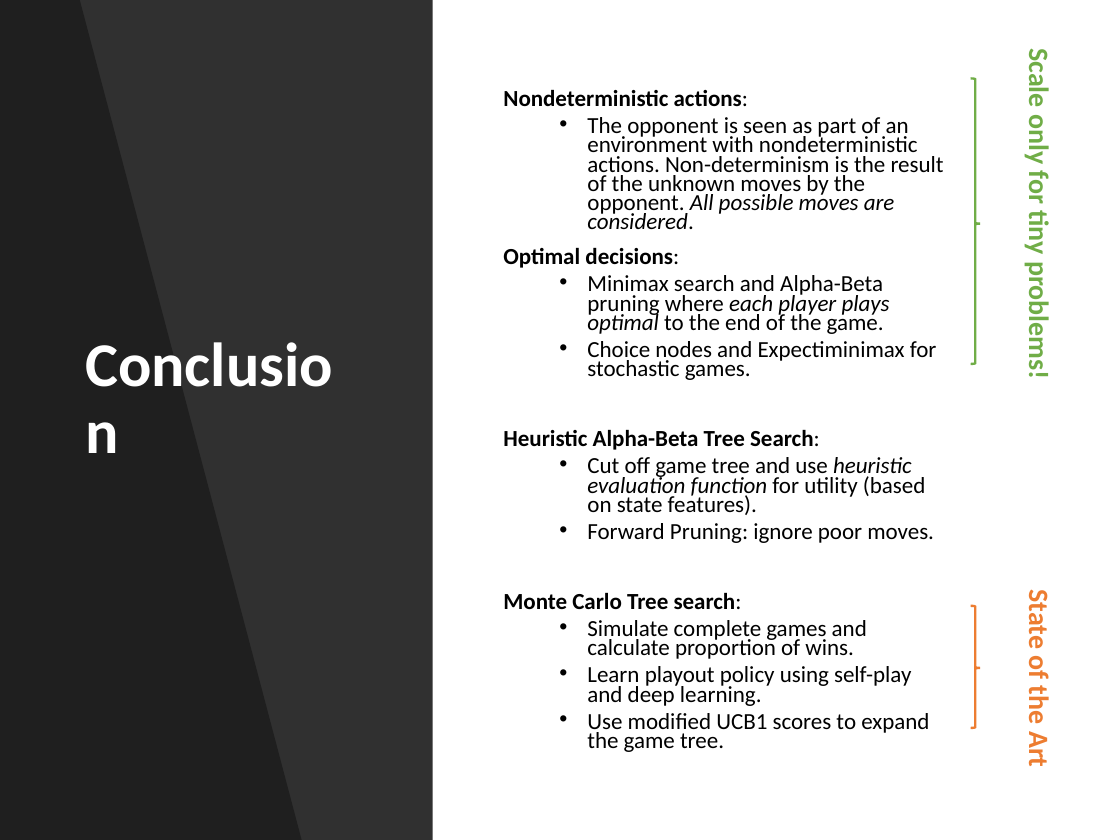
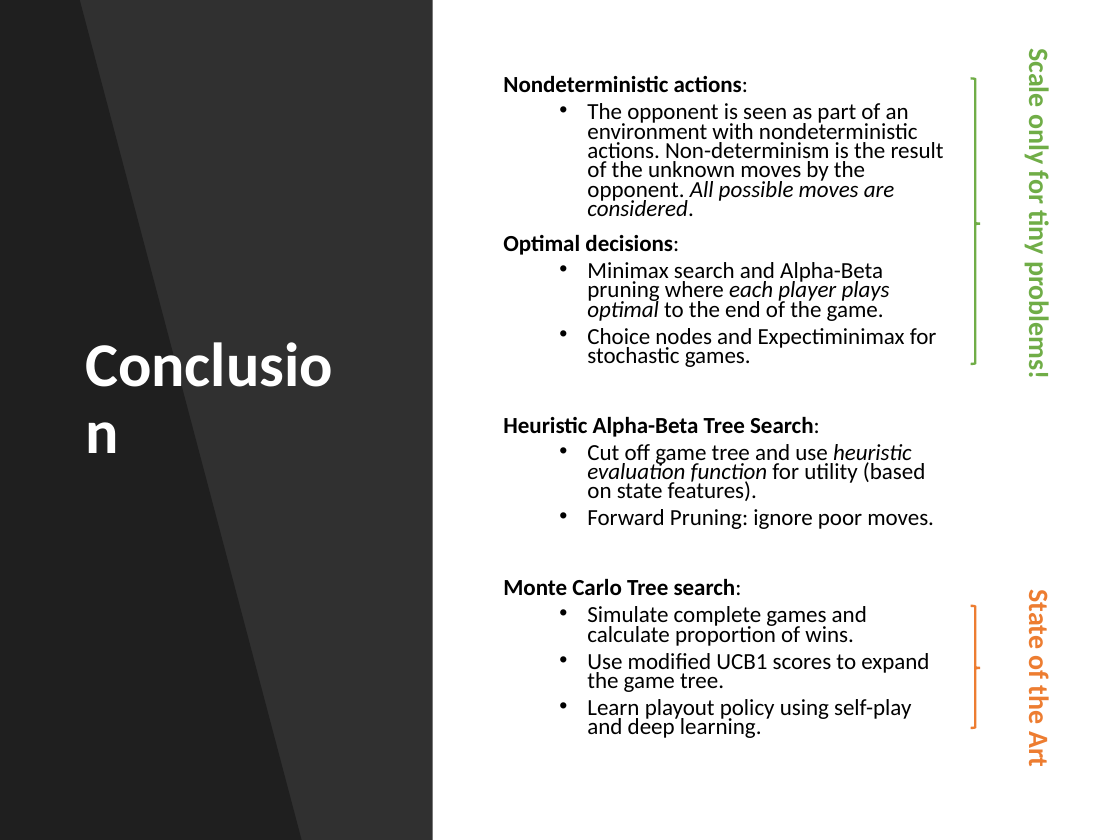
Before and after one commit to mhahsler/CS7320-AI, a slide deck: slide 42 of slides/05_games.pptx (slide 40 before the commit). Drawn at 1120x840 pixels with LibreOffice and Linux fonts; fonts in the diff are those of the drawing. Boxes give left, top, right and bottom in pixels: in the first picture for what was removed or moved away, otherwise in the second. Text is boxed around its words. In the diff, an @@ line names an element or a change of style, - is before the commit and + after.

```diff
--- a/slides/05_games.pptx
+++ b/slides/05_games.pptx
@@ text at (x1=587, y1=653, x2=929, y2=692): paragraph added @@
+  • Use modified UCB1 scores to expand the game tree.
@@ text at (x1=587, y1=713, x2=929, y2=752): paragraph removed @@
-  • Use modified UCB1 scores to expand the game tree.
```
Also in this commit, not shown: 6 other slides changed, 2 slides added, 1 other file.
